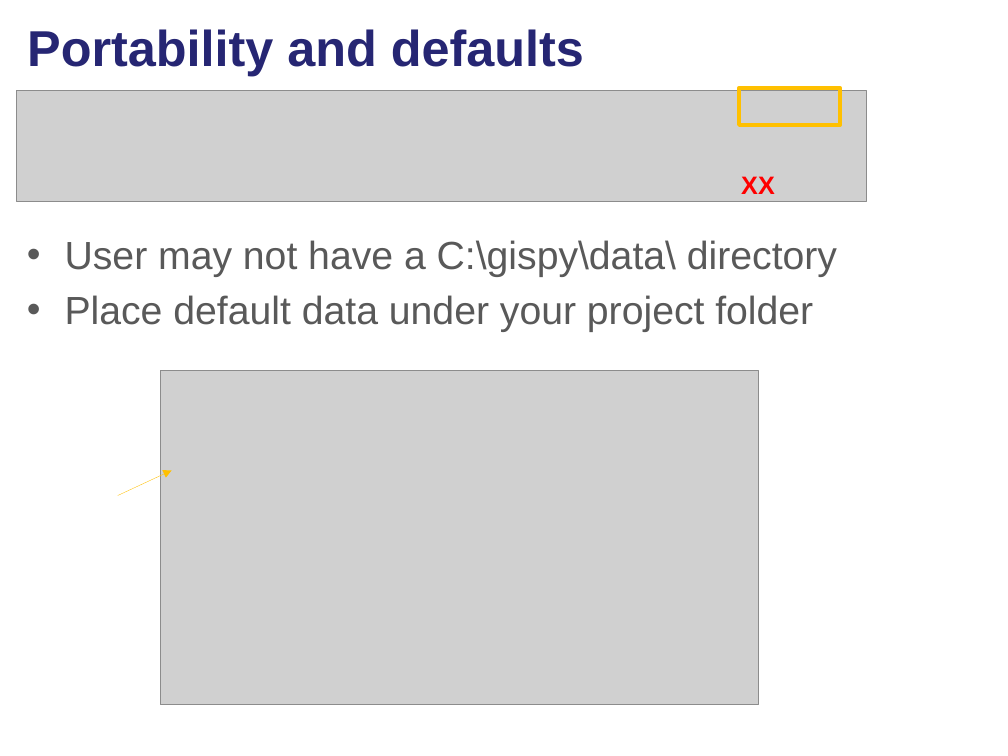
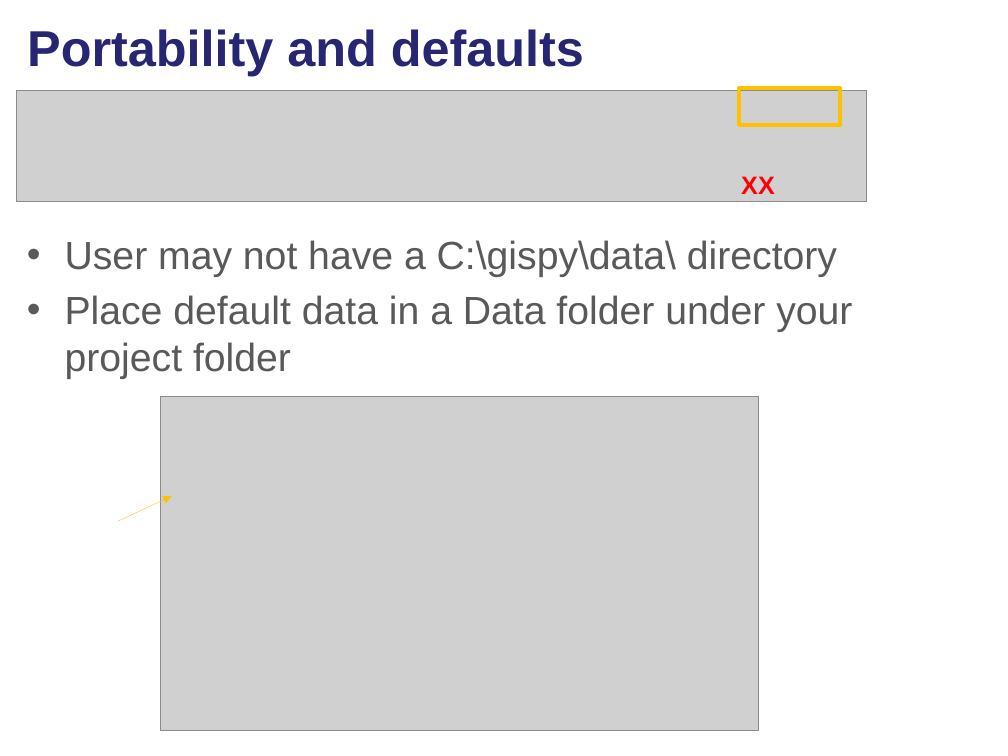
Before and after one commit to lgtateos/gis540, a slide deck: slide 33 of slides/scriptToolParameters.pptx (slide 37 before the commit). Drawn at 1008x756 pixels with LibreOffice and Linux fonts; fonts in the diff are those of the drawing; grey boxes stand for pictures. Boxes give left, top, right and bottom in pixels: in the first picture for what was removed or moved away, otherwise in the second. Text is boxed around its words. In the diff, an @@ line names an element or a change of style, - is before the commit and + after.

```diff
--- a/slides/scriptToolParameters.pptx
+++ b/slides/scriptToolParameters.pptx
@@ text at [65,295,852,379]: text changed @@
-• Place default data under your project folder
+• Place default data in a Data folder under your project folder
@@ picture: place and size @@
-picture at [160,370,759,705]
+picture at [160,396,759,731]
@@ arrow moved from (118, 496) - (171, 471) to (118, 521) - (171, 496) @@
```
Also in this commit, not shown: 9 other slides changed, 6 slides added, 2 slides removed.
